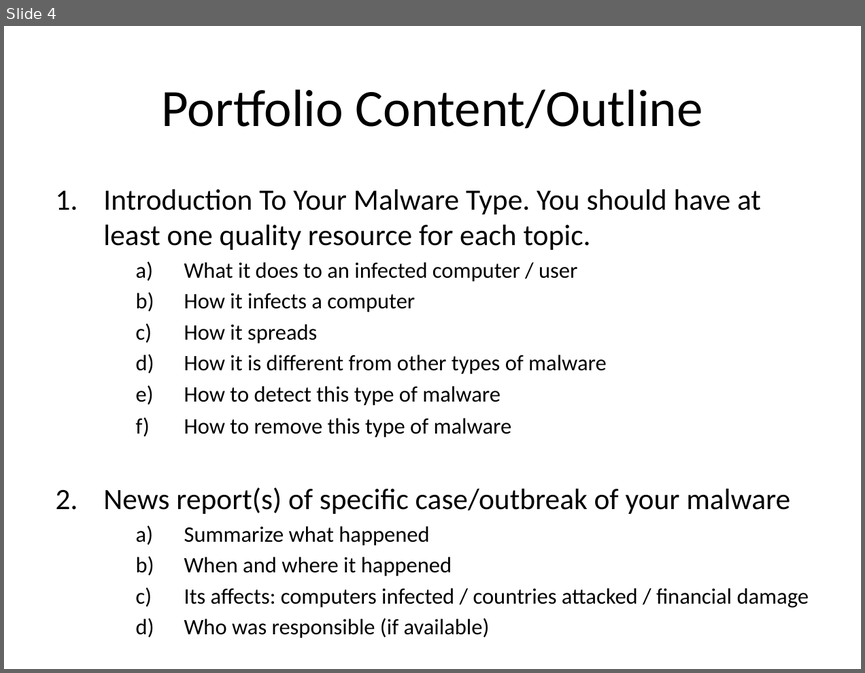
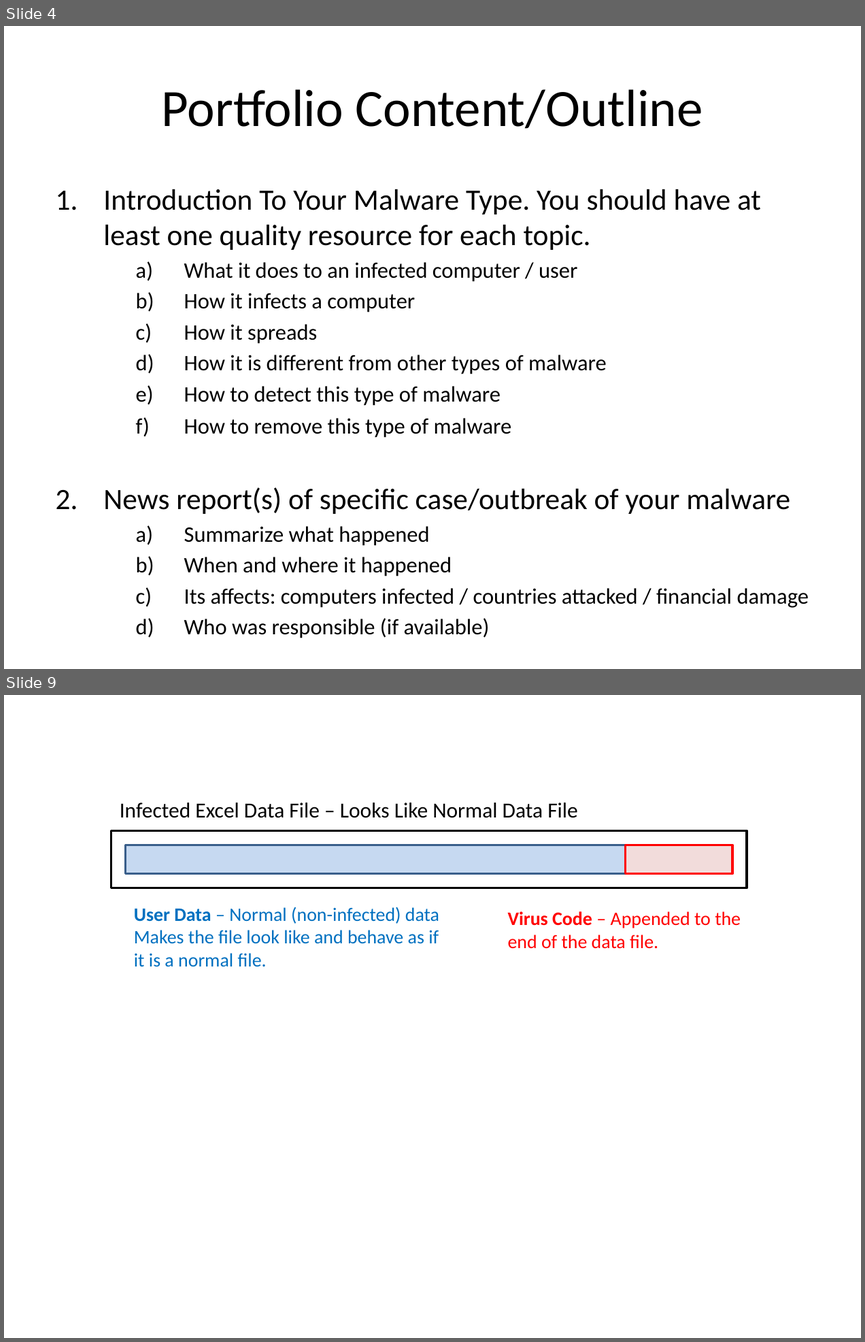
Before and after one commit to Greg5519/ICS2O0, a slide deck: Topic A Understanding Computers/A.4 Lesson - Types Of Malware.pptx. Shown one above the other, each under a label of ours: slide 4 before the commit, slides 4 and 9 after it; the slides between them are not shown. The pictures are 865x673 and 865x1342 pixels, drawn with LibreOffice and Linux fonts; fonts in the diff are those of the drawing. Boxes give left, top, right and bottom in pixels: in the first picture for what was removed or moved away, otherwise in the second. Text is boxed around its words. In the diff, an @@ line names an element or a change of style, - is before the commit and + after.

```diff
--- a/Topic A Understanding Computers/A.4 Lesson - Types Of Malware.pptx
+++ b/Topic A Understanding Computers/A.4 Lesson - Types Of Malware.pptx
@@ slide 9 added at [4, 695, 861, 1338], background #FFFFFF @@
@@ text added at [120, 802, 578, 818], 18 pt, text #000000 @@
+Infected Excel Data File – Looks Like Normal Data File
@@ rectangle added at [111, 830, 747, 888], outline #000000 2 pt @@
@@ rectangle added at [126, 845, 626, 873], fill #C6D9F1, outline #3A5F8C 2 pt @@
@@ rectangle added at [626, 845, 732, 873], fill #F2DCDB, outline #FF0000 2 pt @@
@@ text added at [134, 906, 439, 967], 16 pt, text #0070C0 @@
+User Data – Normal (non-infected) data
+Makes the file look like and behave as if
+it is a normal file.
@@ text added at [508, 911, 740, 949], 16 pt, text #FF0000 @@
+Virus Code – Appended to the
+end of the data file.
```
Also in this commit, not shown: 5 other slides added, 1 other file.
